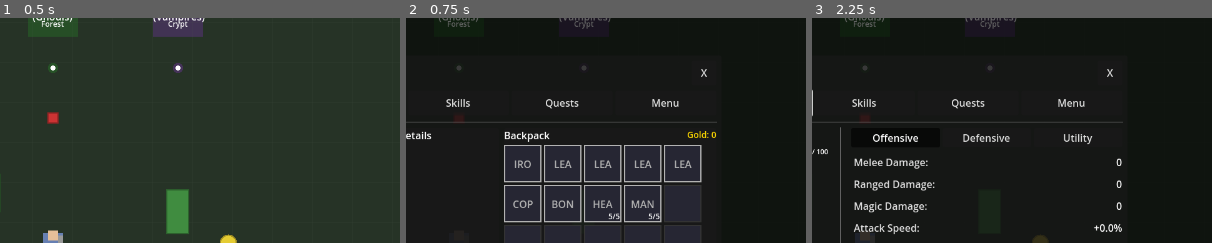
Above: before the commit, frames 1-3 (left to right).
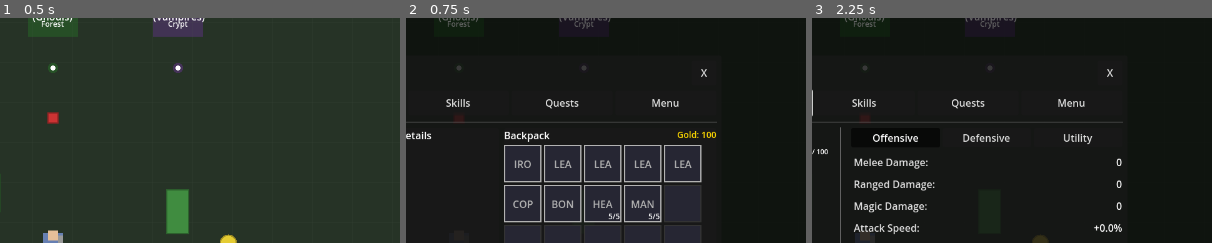
Above: after the commit, the same moments.

Repository: MatousHruska/MobileTestia
Game: Godot game, scene res://scenes/world/test_zone.tscn
Same seed, same stepped clock (60 frames per second), same inputs: the game is played once before the commit and once after it.
Inputs:
- Up to frame 1 (0.5 s): no input
- Up to frame 2 (0.75 s): click "☰" at 0.5 s
- Up to frame 3 (2.25 s): click "Inventory" at 1.25 s; click "Stats" at 2 s
The pictures show only the part of the screen within x 43-93%, y 0-50%; the shares and areas given below are measured in that part.

Frame 1 is identical in both runs. In frame 2, 0.2% of the frame differs, in the area x 67-77%, y 50-54%; in frame 3, nothing differs.

Commit message:
Fix gold label path - name the header HBoxContainer

Diff:
--- a/scripts/ui/inventory/inventory_panel.gd
+++ b/scripts/ui/inventory/inventory_panel.gd
@@ -307,6 +307,7 @@
 
 	# Header with gold
 	var header_row := HBoxContainer.new()
+	header_row.name = "HBoxContainer"
 	backpack_vbox.add_child(header_row)
 
 	var header := Label.new()
